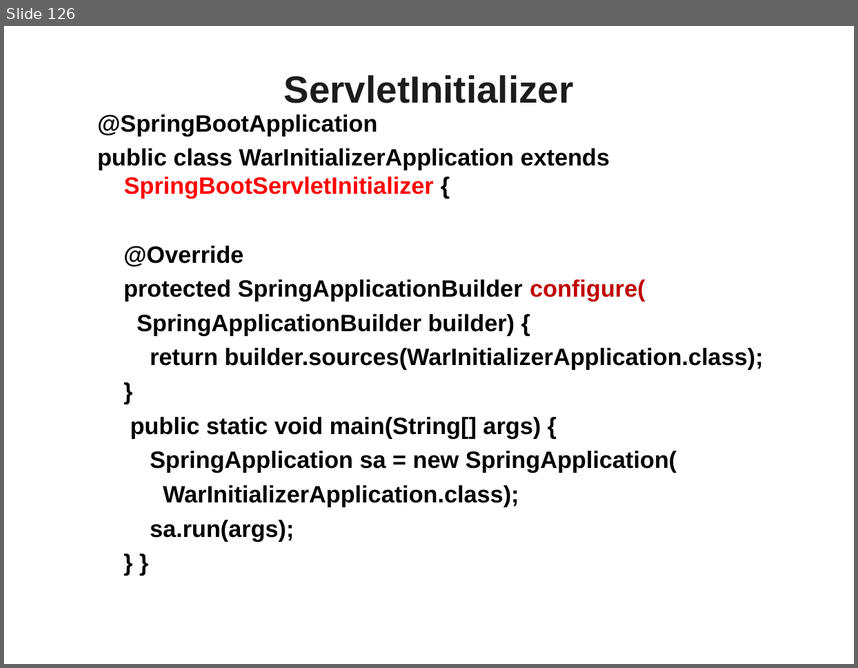
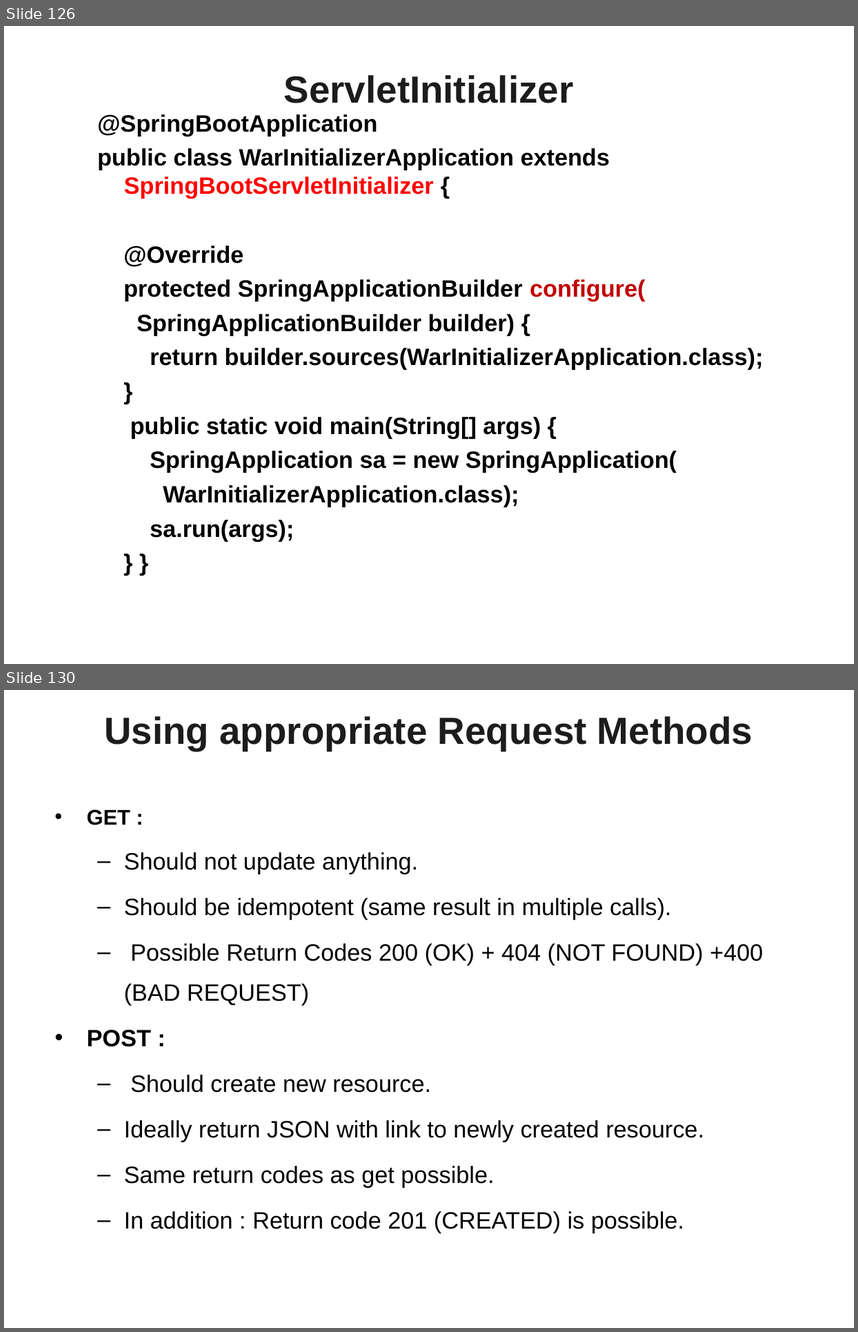
Before and after one commit to vatsanTraining/corejava, a slide deck: SpringBoot_Module1.ppt. Shown one above the other, each under a label of ours: slide 126 before the commit, slides 126 and 130 after it; the slides between them are not shown. The pictures are 858x668 and 858x1332 pixels, drawn with LibreOffice and Linux fonts; fonts in the diff are those of the drawing; background and template pictures are left out. Boxes give left, top, right and bottom in pixels: in the first picture for what was removed or moved away, otherwise in the second. Text is boxed around its words. In the diff, an @@ line names an element or a change of style, - is before the commit and + after.

```diff
--- a/SpringBoot_Module1.ppt
+++ b/SpringBoot_Module1.ppt
@@ slide 130 added at [4, 690, 854, 1328], background picture (left out) @@
@@ title added at [104, 716, 753, 751], 32 pt, text #1C1C1C, bold @@
+Using appropriate Request Methods
@@ text added at [87, 809, 763, 1232], 20 pt, text #000000 @@
+• GET :
+  – Should not update anything.
+  – Should be idempotent (same result in multiple calls).
+  – Possible Return Codes 200 (OK) + 404 (NOT FOUND) +400 (BAD REQUEST)
+• POST :
+  – Should create new resource.
+  – Ideally return JSON with link to newly created resource.
+  – Same return codes as get possible.
+  – In addition : Return code 201 (CREATED) is possible.
```
Also in this commit, not shown: 4 slides changed, 33 other slides added.
